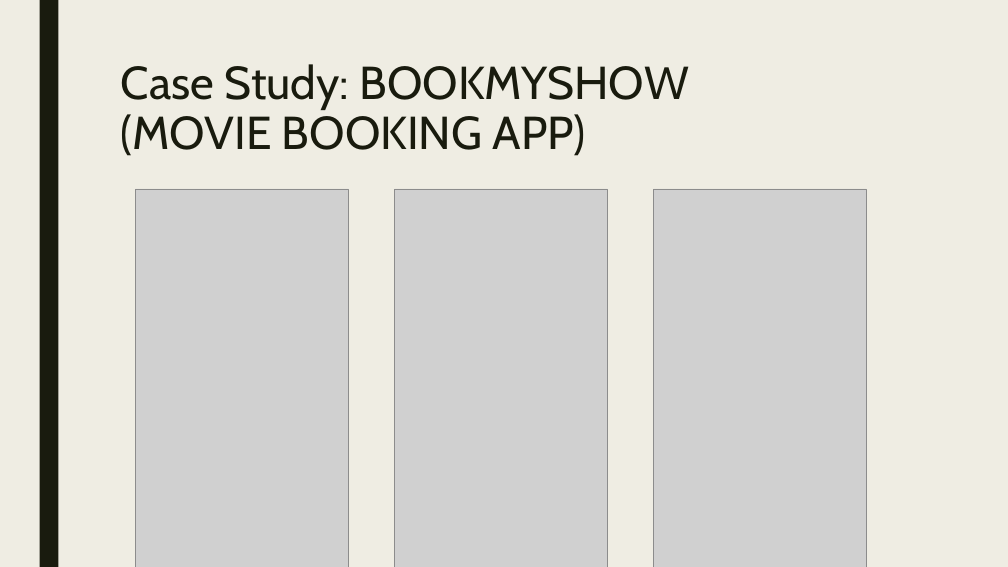
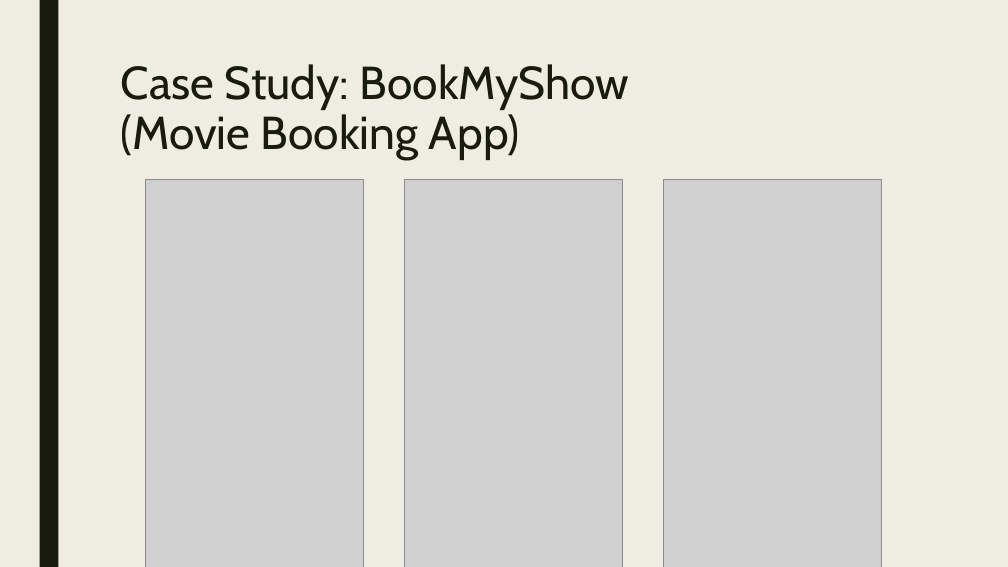
Before and after one commit to bogas04/MVP-Generator, a slide deck: slide 6 of docs/Final/Final.pptx. Drawn at 1008x567 pixels with LibreOffice and Linux fonts; fonts in the diff are those of the drawing; grey boxes stand for pictures. Boxes give left, top, right and bottom in pixels: in the first picture for what was removed or moved away, otherwise in the second. Text is boxed around its words. In the diff, an @@ line names an element or a change of style, - is before the commit and + after.

```diff
--- a/docs/Final/Final.pptx
+++ b/docs/Final/Final.pptx
@@ title at <box>121,64,629,160</box>: text changed @@
-Case Study: BOOKMYSHOW
-(MOVIE BOOKING APP)
+Case Study: BookMyShow
+(Movie Booking App)
@@ picture: place and size @@
-picture at <box>135,189,348,567</box>
+picture at <box>145,180,363,567</box>
@@ picture: place and size @@
-picture at <box>395,189,607,567</box>
+picture at <box>405,180,622,567</box>
@@ picture: place and size @@
-picture at <box>654,189,867,567</box>
+picture at <box>663,180,881,567</box>
```
Also in this commit, not shown: 10 other slides changed, 1 other file.
